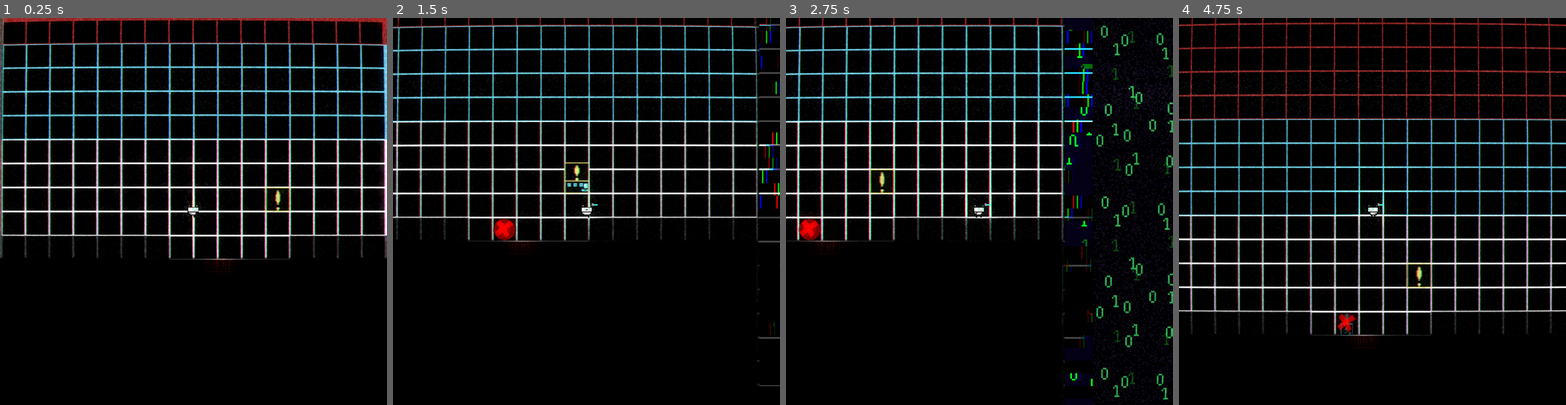
Above: before the commit, frames 1-4 (left to right).
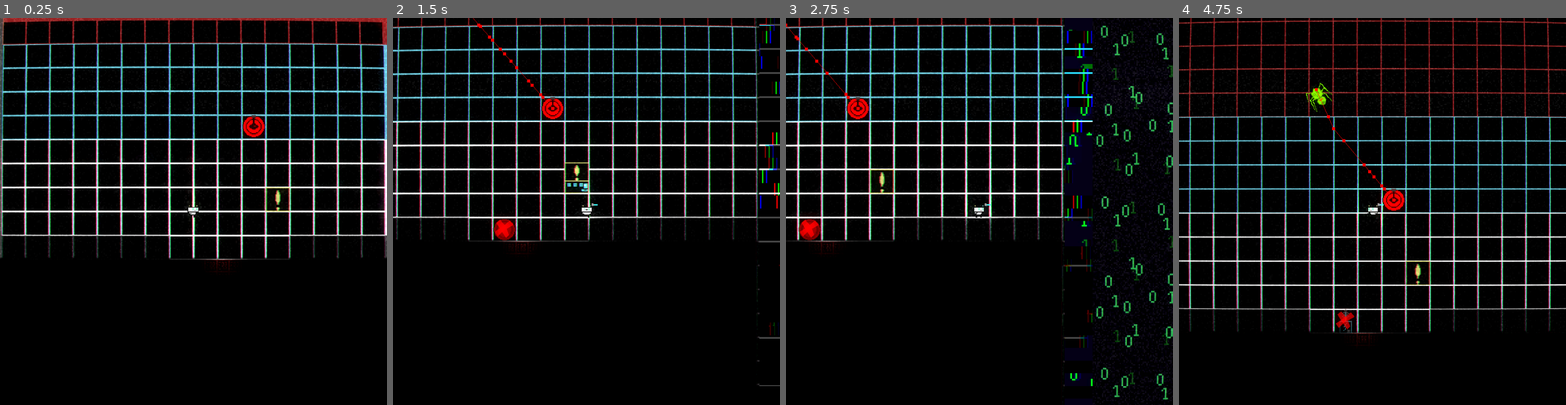
Above: after the commit, the same moments.

Repository: LexMalch/debuger
Game: Godot game, scene res://scene/main/main.tscn
Two runs of this game, one before a commit and one after it. Both use one fixed random seed, a clock stepped at 60 frames per second and the inputs below.
Inputs (mouse positions are in pixels of both pictures, inside the frame that each line leads up to):
- Up to frame 1 (0.25 s): no input
- Up to frame 2 (1.5 s): move the mouse to (671, 192) at 0.52 s; hold D (right) 0.53-1.28 s; hold 3 (build_mode) 0.53-1.28 s; move the mouse to (509, 230) at 1.27 s; hold S (down) from 1.28 s (still down); tap 1 (dig_mode) at 1.35 s
- Up to frame 3 (2.75 s): move the mouse to (1018, 126) at 2.02 s; release S (down) at 2.03 s; hold D (right) from 2.03 s (still down); tap E (interact) at 2.1 s
- Up to frame 4 (4.75 s): move the mouse to (1353, 288) at 2.77 s; release D (right) at 2.78 s; hold W (up) 2.78-3.53 s; right-click (1353, 288) at 2.85 s; move the mouse to (1488, 269) at 3.52 s; hold Q (switch) 3.53-4.28 s; hold A (left) from 3.53 s (still down); move the mouse to (1256, 153) at 4.27 s; click (1256, 153) at 4.35 s

The runs differ from the first frame. In frame 1, 0.3% of the frame differs, in the area x 62-69%, y 25-31%; in frame 2, 0.4%; in frame 3, 0.4%; in frame 4, 24%, in the area x 0-100%, y 0-86%.

Commit message:
pauki_ebut_zdaniya

Diff:
--- a/scene/enemy/enemy_spider/enemy_spider.gd
+++ b/scene/enemy/enemy_spider/enemy_spider.gd
@@ -1,17 +1,75 @@
 extends CharacterBody2D
 const  max_speed = 50
+var damage = 10
+var attacking_target
 @export var player: Node2D
 @onready var nav_ag : = $NavigationAgent2D as NavigationAgent2D
-func _ready():
-	makepath()
+@onready var targets = [%Player,%Generator]
+@onready var nearest_body = %Player
+
 func _physics_process(delta: float) -> void:
 	var direction = to_local(nav_ag.get_next_path_position()).normalized()
 	velocity = direction * max_speed
 	move_and_slide()
-	$Spider_body.look_at(player.global_position)
-	$Spider_legs.look_at(player.global_position)
-	$Spider_head.look_at(player.global_position)
+
 func makepath() -> void:
-	nav_ag.target_position = player.global_position
+	nav_ag.target_position = nearest_body.global_position
+	$Spider_body.look_at(nearest_body.global_position)
+	$Spider_legs.look_at(nearest_body.global_position)
+	$Spider_head.look_at(nearest_body.global_position)
 func _on_timer_timeout():
+	update_nearest_body()
 	makepath()
+
+
+func _on_detection_area_body_entered(body: Node2D) -> void:
+	if body.is_in_group("ally"):
+		targets.append(body)
+		update_nearest_body()
+
+
+func _on_detection_area_body_exited(body: Node2D) -> void:
+	targets.erase(body)
+	update_nearest_body()
+
+func update_nearest_body():
+	if targets.is_empty():
+		nearest_body = null
+		return
+
+
+	nearest_body = targets[0]
+	var nearest_distance = global_position.distance_to(nearest_body.global_position)
+
+	for body in targets:
+		if body:
+			var dist = global_position.distance_to(body.global_position)
+			if dist < nearest_distance:
+				nearest_distance = dist
+				nearest_body = body
+
+
+func _on_spider_head_area_entered(area: Area2D) -> void:
+	if area.is_in_group("ally"):
+		$Attack_Timer.start()
+		attacking_target = area
+
+
+
+func _on_spider_head_area_exited(area: Area2D) -> void:
+	$Attack_Timer.stop()
+
+
+func _on_attack_timer_timeout() -> void:
+	attacking_target.take_damage(damage)
+
+
+
+func _on_spider_head_body_entered(body: Node2D) -> void:
+	if body.is_in_group("ally"):
+		$Attack_Timer.start()
+		attacking_target = body
+
+
+func _on_spider_head_body_exited(body: Node2D) -> void:
+	$Attack_Timer.stop()
--- a/scene/enemy/enemy_spider/enemy_spider.tscn
+++ b/scene/enemy/enemy_spider/enemy_spider.tscn
@@ -87,6 +87,9 @@
 
 [sub_resource type="RectangleShape2D" id="RectangleShape2D_3g7yy"]
 
+[sub_resource type="CircleShape2D" id="CircleShape2D_w86bc"]
+radius = 611.433
+
 [node name="Enemy_spider" type="CharacterBody2D" groups=["player"]]
 collision_layer = 16
 collision_mask = 2
@@ -107,6 +110,7 @@
 
 [node name="Spider_head" type="Area2D" parent="."]
 collision_layer = 16
+collision_mask = 3
 
 [node name="Head" type="Sprite2D" parent="Spider_head"]
 texture = ExtResource("11_n75ol")
@@ -125,10 +129,25 @@
 debug_enabled = true
 debug_path_custom_color = Color(1, 0.34902, 0, 1)
 
-[node name="Timer" type="Timer" parent="."]
-wait_time = 0.2
+[node name="Look_Timer" type="Timer" parent="."]
+wait_time = 0.5
 autostart = true
+
+[node name="Detection_area" type="Area2D" parent="."]
+collision_mask = 3
+
+[node name="CollisionShape2D" type="CollisionShape2D" parent="Detection_area"]
+shape = SubResource("CircleShape2D_w86bc")
+
+[node name="Attack_Timer" type="Timer" parent="."]
 
 [connection signal="area_entered" from="Spider_head" to="." method="_on_spider_head_area_entered"]
 [connection signal="area_exited" from="Spider_head" to="." method="_on_spider_head_area_exited"]
-[connection signal="timeout" from="Timer" to="." method="_on_timer_timeout"]
+[connection signal="body_entered" from="Spider_head" to="." method="_on_spider_head_body_entered"]
+[connection signal="body_exited" from="Spider_head" to="." method="_on_spider_head_body_exited"]
+[connection signal="timeout" from="Look_Timer" to="." method="_on_timer_timeout"]
+[connection signal="area_entered" from="Detection_area" to="." method="_on_detection_area_area_entered"]
+[connection signal="area_exited" from="Detection_area" to="." method="_on_detection_area_area_exited"]
+[connection signal="body_entered" from="Detection_area" to="." method="_on_detection_area_body_entered"]
+[connection signal="body_exited" from="Detection_area" to="." method="_on_detection_area_body_exited"]
+[connection signal="timeout" from="Attack_Timer" to="." method="_on_attack_timer_timeout"]
--- a/scene/feeler/feeler.gd
+++ b/scene/feeler/feeler.gd
@@ -3,6 +3,7 @@
 var zalupa_opend = false
 var building_sprite= preload("res://scene/feeler/sprite/feeler.png")
 var price = 10
+var hp = 10
 func  _physics_process(delta: float) -> void:
 	if Input.is_action_just_pressed("interact") and player_inside  == true and zalupa_opend == false:
 		zalupa_opend = true
@@ -21,3 +22,8 @@
 		$Sprite.play_backwards("interact")
 
 	zalupa_opend = false
+func take_damage(damage):
+	hp -=damage
+	print(hp)
+	if hp <=0:
+		queue_free()
--- a/scene/feeler/feeler.tscn
+++ b/scene/feeler/feeler.tscn
@@ -107,7 +107,7 @@
 [sub_resource type="CircleShape2D" id="CircleShape2D_b1ju3"]
 radius = 96.0052
 
-[node name="Feeler" type="StaticBody2D"]
+[node name="Feeler" type="StaticBody2D" groups=["ally"]]
 collision_layer = 2
 script = ExtResource("1_p5h41")
 
--- a/scene/generator/generator.gd
+++ b/scene/generator/generator.gd
@@ -1,5 +1,5 @@
 extends StaticBody2D
-
+var hp = 40
 
 
 func _on_generator_area_body_entered(body: Node2D) -> void:
@@ -24,3 +24,8 @@
 			Globals.dollors+=1
 			print("dollars= ",Globals.dollors)
 		body.explode()
+func take_damage(damage):
+	hp -=damage
+	print(hp)
+	if hp <=0:
+		queue_free()
--- a/scene/generator/generator.tscn
+++ b/scene/generator/generator.tscn
@@ -66,7 +66,7 @@
 
 [sub_resource type="RectangleShape2D" id="RectangleShape2D_plp2v"]
 
-[node name="Generator" type="StaticBody2D"]
+[node name="Generator" type="StaticBody2D" groups=["ally"]]
 collision_layer = 2
 collision_mask = 0
 script = ExtResource("1_plp2v")
--- a/scene/main/main.tscn
+++ b/scene/main/main.tscn
@@ -9,6 +9,8 @@
 [ext_resource type="Texture2D" uid="uid://dqpcj1awtuhy4" path="res://art/pics/Sprite-0005.png" id="7_b8g54"]
 [ext_resource type="Texture2D" uid="uid://cl4p6eyl5u1hh" path="res://art/pics/0.png" id="8_onf7c"]
 [ext_resource type="Shader" uid="uid://c4csolk8a1q6q" path="res://scene/main/tv.gdshader" id="10_pidc3"]
+[ext_resource type="PackedScene" uid="uid://dnc58tnt2s82t" path="res://scene/turret/turret.tscn" id="11_snrr3"]
+[ext_resource type="PackedScene" uid="uid://bcdvhgcf6nsvj" path="res://scene/enemy/enemy_spider/enemy_spider.tscn" id="12_36wa8"]
 [ext_resource type="PackedScene" uid="uid://cywlduvi614dl" path="res://scene/BuildingSystem/building_system.tscn" id="13_n5o2v"]
 
 [sub_resource type="ShaderMaterial" id="ShaderMaterial_pidc3"]
@@ -483,6 +485,7 @@
 position = Vector2(272, 80)
 
 [node name="Generator" parent="." instance=ExtResource("4_qtsyf")]
+unique_name_in_owner = true
 position = Vector2(384, 56)
 
 [node name="BackGround" type="ParallaxBackground" parent="."]
@@ -544,3 +547,9 @@
 offset_bottom = 991.0
 
 [node name="BuildingSystem" parent="." instance=ExtResource("13_n5o2v")]
+
+[node name="Enemy_spider" parent="." instance=ExtResource("12_36wa8")]
+position = Vector2(226, -378)
+
+[node name="Turret" parent="." instance=ExtResource("11_snrr3")]
+position = Vector2(352, -33)
--- a/scene/player/player.gd
+++ b/scene/player/player.gd
@@ -1,7 +1,7 @@
 extends CharacterBody2D
 var max_speed = 100
 @onready var cave: = $/root/Main/Cave
-var damage = 3
+var damage = 5
 var	build_mode = false
 var	fight_mode = false
 var	dig_mode = false
--- a/scene/turret/turret.gd
+++ b/scene/turret/turret.gd
@@ -1,3 +1,9 @@
 extends StaticBody2D
 var building_sprite= preload("res://scene/turret/sprite/turret.png")
 var price = 3
+var hp = 10
+func take_damage(damage):
+	hp -=damage
+	print(hp)
+	if hp <=0:
+		queue_free()
--- a/scene/turret/turret.tscn
+++ b/scene/turret/turret.tscn
@@ -34,7 +34,7 @@
 "speed": 5.0
 }]
 
-[node name="Turret" type="StaticBody2D"]
+[node name="Turret" type="StaticBody2D" groups=["ally"]]
 collision_layer = 2
 collision_mask = 0
 script = ExtResource("1_n7iuj")
Not shown: 1 places in scene/enemy/enemy_spider/enemy_spider.tscn that only renumber resources
Not shown: 1 places in scene/main/main.tscn that only renumber resources
